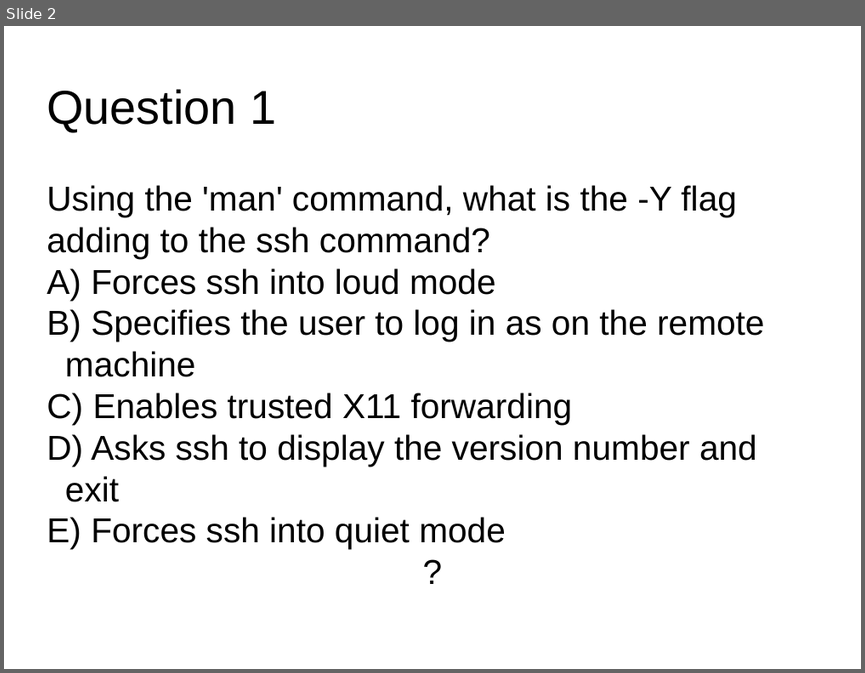
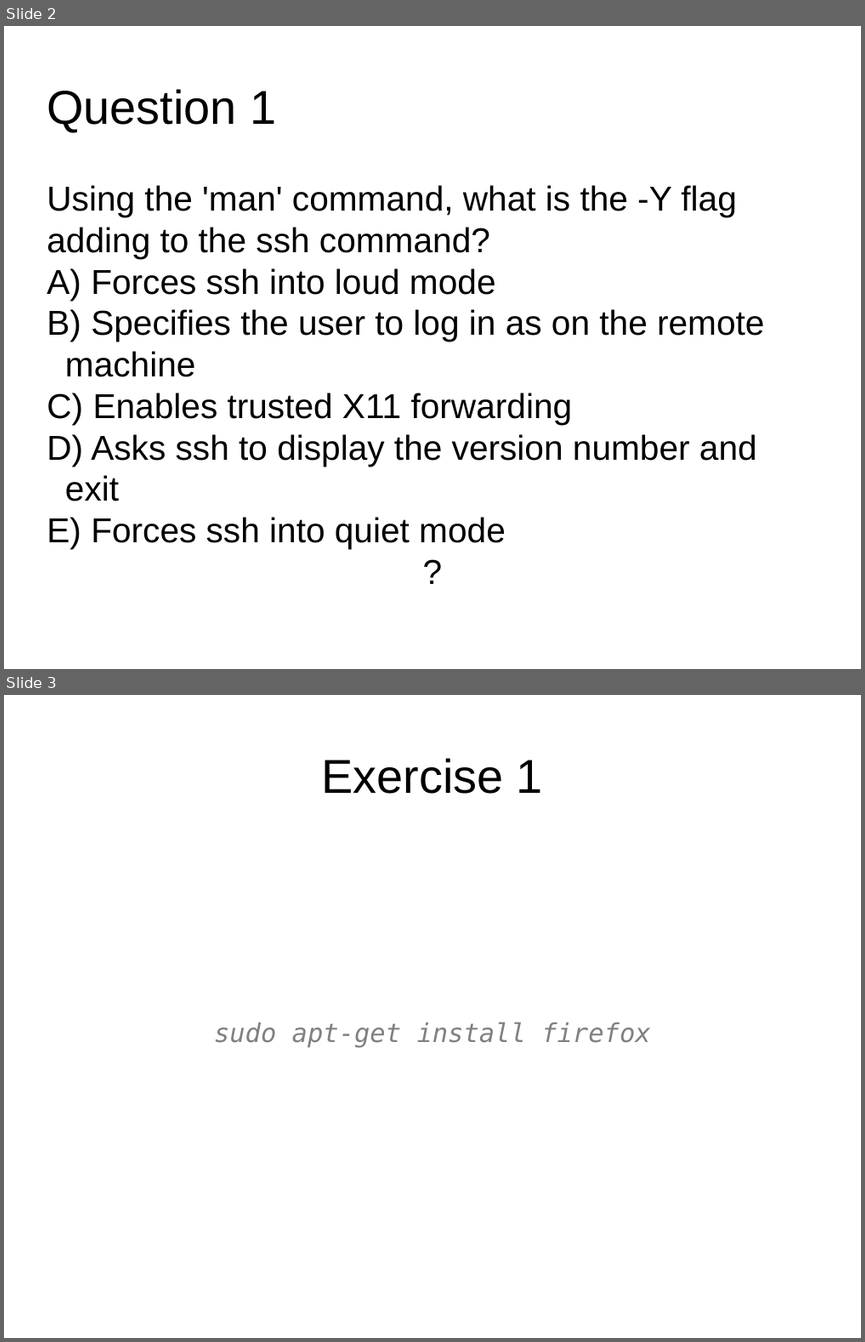
Before and after one commit to resbaz/nectar-cloud-lessons, a slide deck: Lessons/Lesson_V/Lesson_V_Questions.pptx. Shown one above the other, each under a label of ours: slide 2 before the commit, slides 2 and 3 after it. The pictures are 865x673 and 865x1342 pixels, drawn with LibreOffice and Linux fonts; fonts in the diff are those of the drawing. Boxes give left, top, right and bottom in pixels: in the first picture for what was removed or moved away, otherwise in the second. Text is boxed around its words. In the diff, an @@ line names an element or a change of style, - is before the commit and + after.

```diff
--- a/Lessons/Lesson_V/Lesson_V_Questions.pptx
+++ b/Lessons/Lesson_V/Lesson_V_Questions.pptx
@@ slide 3 added at [4, 695, 861, 1338], background #FFFFFF @@
@@ text added at [321, 758, 543, 794], 44 pt, text #000000 @@
+Exercise 1
@@ text added at [214, 1021, 650, 1047], 24 pt, text #808080, italic @@
+sudo apt-get install firefox
```
Also in this commit, not shown: 2 other slides added, 2 other files.
